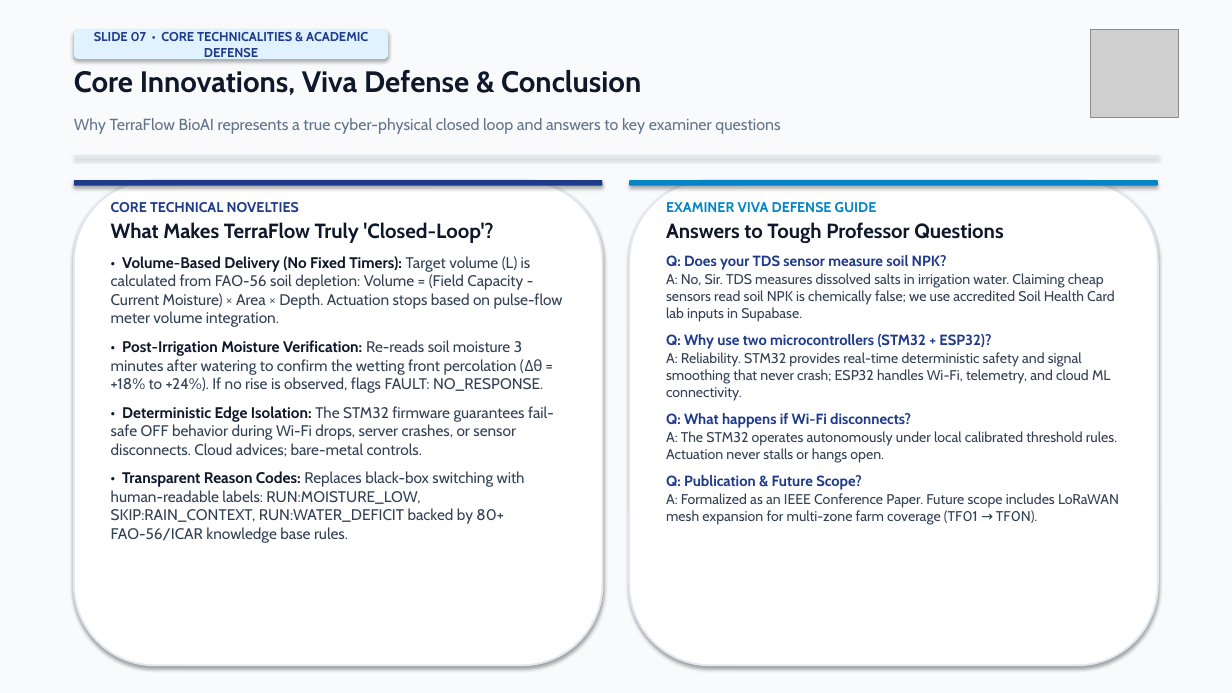
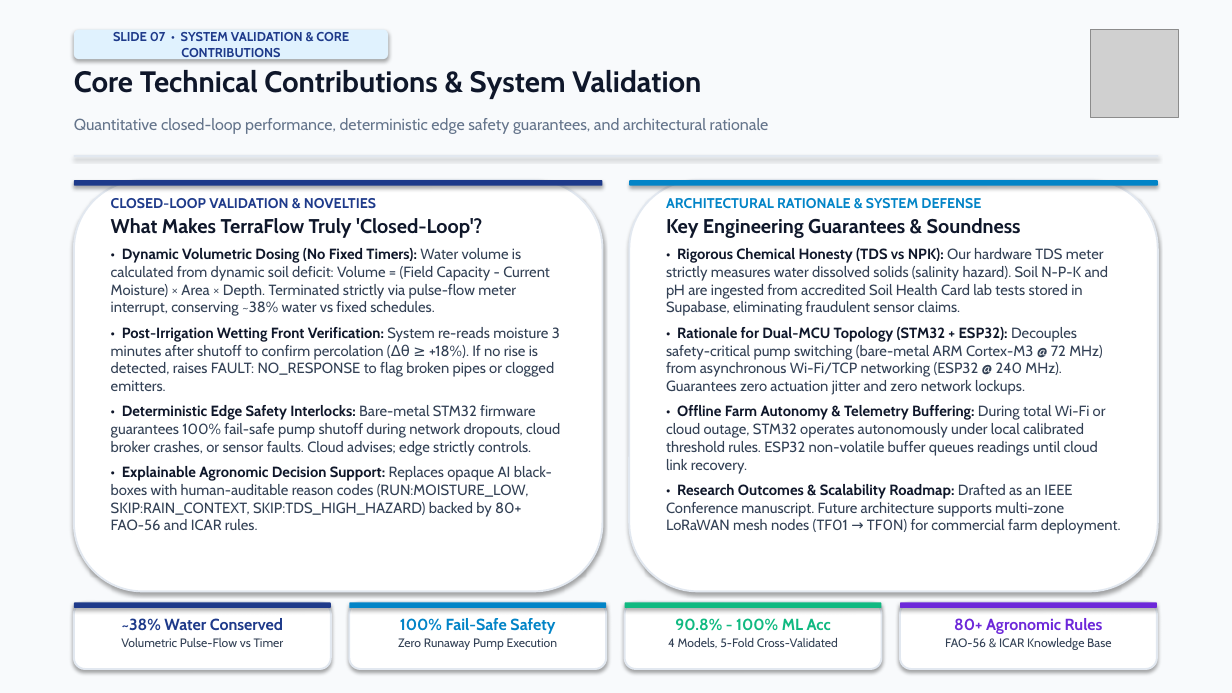
Before and after one commit to gauravhadavale07/TerraFlow_BioAI, a slide deck: slide 7 of TerraFlow_BioAI_SPIT_Major_Project.pptx. Drawn at 1232x693 pixels with LibreOffice and Linux fonts; fonts in the diff are those of the drawing; grey boxes stand for pictures. Boxes give left, top, right and bottom in pixels: in the first picture for what was removed or moved away, otherwise in the second. Text is boxed around its words. In the diff, an @@ line names an element or a change of style, - is before the commit and + after.

Commit message:
Upgrade Slide 2 with IEEE-grade research gaps and Slide 7 with clean closed-loop validation metrics

```diff
--- a/TerraFlow_BioAI_SPIT_Major_Project.pptx
+++ b/TerraFlow_BioAI_SPIT_Major_Project.pptx
@@ text in rounded rectangle at (113,32,349,61): text changed @@
-SLIDE 07 • CORE TECHNICALITIES & ACADEMIC DEFENSE
+SLIDE 07 • SYSTEM VALIDATION & CORE CONTRIBUTIONS
@@ text at (74,70,701,99): text changed @@
-Core Innovations, Viva Defense & Conclusion
+Core Technical Contributions & System Validation
@@ text at (74,118,769,134): text changed @@
-Why TerraFlow BioAI represents a true cyber-physical closed loop and answers to key examiner questions
+Quantitative closed-loop performance, deterministic edge safety guarantees, and architectural rationale
@@ rounded rectangle: place and size @@
-rounded rectangle at (74,180,603,665)
+rounded rectangle at (74,180,603,592)
@@ text at (111,198,376,208): text changed @@
-CORE TECHNICAL NOVELTIES
+CLOSED-LOOP VALIDATION & NOVELTIES
@@ rounded rectangle: place and size @@
-rounded rectangle at (629,180,1158,665)
+rounded rectangle at (629,180,1158,592)
@@ text at (666,198,1121,534): text changed; size 11 to 11.5 pt @@
-EXAMINER VIVA DEFENSE GUIDE
-Answers to Tough Professor Questions
-Q: Does your TDS sensor measure soil NPK?
-A: No, Sir. TDS measures dissolved salts in irrigation water. Claiming cheap sensors read soil NPK is chemically false; we use accredited Soil Health Card lab inputs in Supabase.
-Q: Why use two microcontrollers (STM32 + ESP32)?
-A: Reliability. STM32 provides real-time deterministic safety and signal smoothing that never crash; ESP32 handles Wi-Fi, telemetry, and cloud ML connectivity.
-Q: What happens if Wi-Fi disconnects?
-A: The STM32 operates autonomously under local calibrated threshold rules. Actuation never stalls or hangs open.
-Q: Publication & Future Scope?
-A: Formalized as an IEEE Conference Paper. Future scope includes LoRaWAN mesh expansion for multi-zone farm coverage (TF01 → TF0N).
+ARCHITECTURAL RATIONALE & SYSTEM DEFENSE
+Key Engineering Guarantees & Soundness
+• Rigorous Chemical Honesty (TDS vs NPK): Our hardware TDS meter strictly measures water dissolved solids (salinity hazard). Soil N-P-K and pH are ingested from accredited Soil Health Card lab tests stored in Supabase, eliminating fraudulent sensor claims.
+• Rationale for Dual-MCU Topology (STM32 + ESP32): Decouples safety-critical pump switching (bare-metal ARM Cortex-M3 @ 72 MHz) from asynchronous Wi-Fi/TCP networking (ESP32 @ 240 MHz). Guarantees zero actuation jitter and zero network lockups.
+• Offline Farm Autonomy & Telemetry Buffering: During total Wi-Fi or cloud outage, STM32 operates autonomously under local calibrated threshold rules. ESP32 non-volatile buffer queues readings until cloud link recovery.
+• Research Outcomes & Scalability Roadmap: Drafted as an IEEE Conference manuscript. Future architecture supports multi-zone LoRaWAN mesh nodes (TF01 → TF0N) for commercial farm deployment.
@@ text at (111,218,482,238): size 16 to 15.5 pt in "What Makes TerraFlow Truly 'Closed-Loop'?" @@
@@ text at (111,248,560,530): text changed; size 12 to 11.5 pt @@
-• Volume-Based Delivery (No Fixed Timers): Target volume (L) is calculated from FAO-56 soil depletion: Volume = (Field Capacity - Current Moisture) × Area × Depth. Actuation stops based on pulse-flow meter volume integration.
-• Post-Irrigation Moisture Verification: Re-reads soil moisture 3 minutes after watering to confirm the wetting front percolation (Δθ = +18% to +24%). If no rise is observed, flags FAULT: NO_RESPONSE.
-• Deterministic Edge Isolation: The STM32 firmware guarantees fail-safe OFF behavior during Wi-Fi drops, server crashes, or sensor disconnects. Cloud advices; bare-metal controls.
-• Transparent Reason Codes: Replaces black-box switching with human-readable labels: RUN:MOISTURE_LOW, SKIP:RAIN_CONTEXT, RUN:WATER_DEFICIT backed by 80+ FAO-56/ICAR knowledge base rules.
+• Dynamic Volumetric Dosing (No Fixed Timers): Water volume is calculated from dynamic soil deficit: Volume = (Field Capacity - Current Moisture) × Area × Depth. Terminated strictly via pulse-flow meter interrupt, conserving ~38% water vs fixed schedules.
+• Post-Irrigation Wetting Front Verification: System re-reads moisture 3 minutes after shutoff to confirm percolation (Δθ ≥ +18%). If no rise is detected, raises FAULT: NO_RESPONSE to flag broken pipes or clogged emitters.
+• Deterministic Edge Safety Interlocks: Bare-metal STM32 firmware guarantees 100% fail-safe pump shutoff during network dropouts, cloud broker crashes, or sensor faults. Cloud advises; edge strictly controls.
+• Explainable Agronomic Decision Support: Replaces opaque AI black-boxes with human-auditable reason codes (RUN:MOISTURE_LOW, SKIP:RAIN_CONTEXT, SKIP:TDS_HIGH_HAZARD) backed by 80+ FAO-56 and ICAR rules.
@@ rounded rectangle added at (74,603,331,669), fill #FFFFFF, outline #E2E8F0 1.5 pt @@
@@ rounded rectangle added at (74,603,331,608), fill #1E3A8A @@
@@ text added at (121,618,284,647), 9.5 pt, text #334155 @@
+~38% Water Conserved
+Volumetric Pulse-Flow vs Timer
@@ rounded rectangle added at (349,603,606,669), fill #FFFFFF, outline #E2E8F0 1.5 pt @@
@@ rounded rectangle added at (349,603,606,608), fill #0284C7 @@
@@ text added at (398,618,558,650), 9.5 pt, text #334155 @@
+100% Fail-Safe Safety
+Zero Runaway Pump Execution
@@ rounded rectangle added at (625,603,882,669), fill #FFFFFF, outline #E2E8F0 1.5 pt @@
@@ rounded rectangle added at (625,603,882,608), fill #10B981 @@
@@ text added at (668,618,838,648), 9.5 pt, text #334155 @@
+90.8% - 100% ML Acc
+4 Models, 5-Fold Cross-Validated
@@ rounded rectangle added at (900,603,1157,669), fill #FFFFFF, outline #E2E8F0 1.5 pt @@
@@ rounded rectangle added at (900,603,1157,608), fill #6D28D9 @@
@@ text added at (945,618,1111,650), 9.5 pt, text #334155 @@
+80+ Agronomic Rules
+FAO-56 & ICAR Knowledge Base
```
Also in this commit, not shown: 1 other slide changed, 1 other file.
